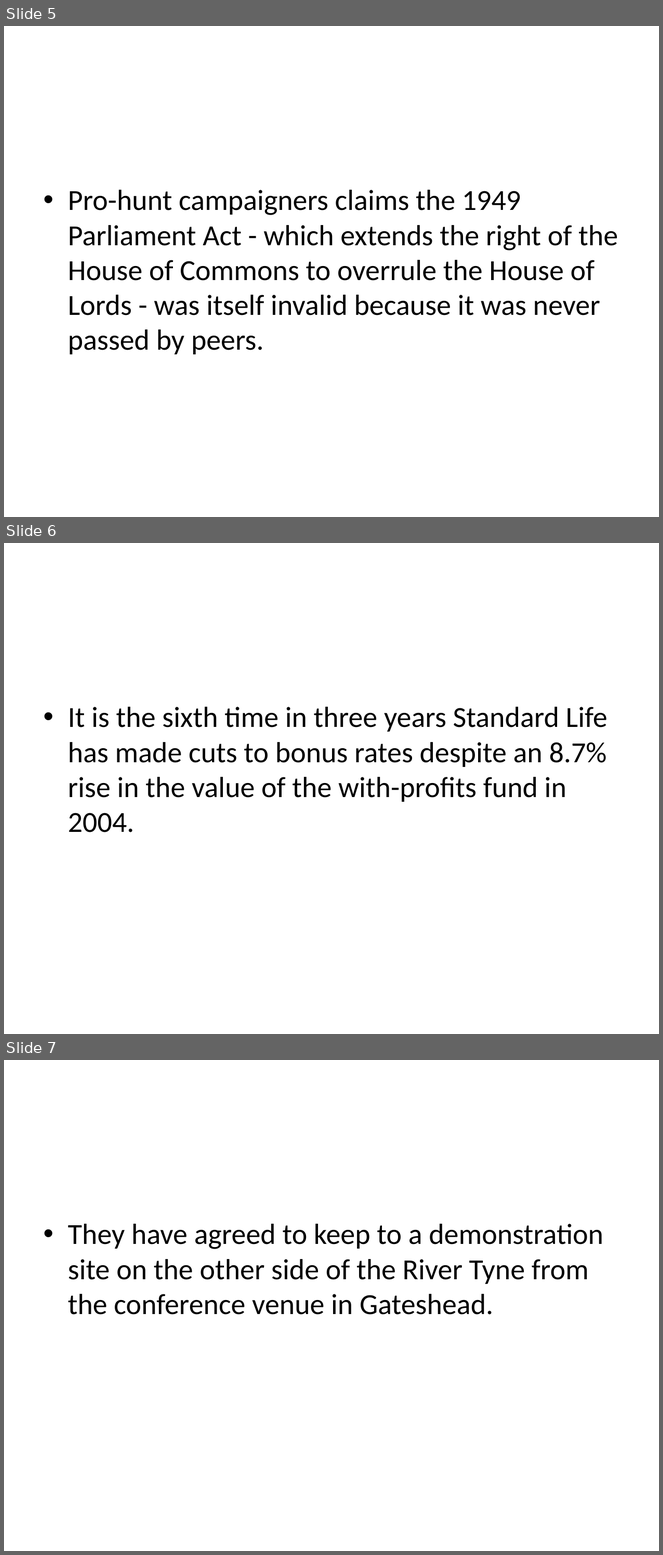
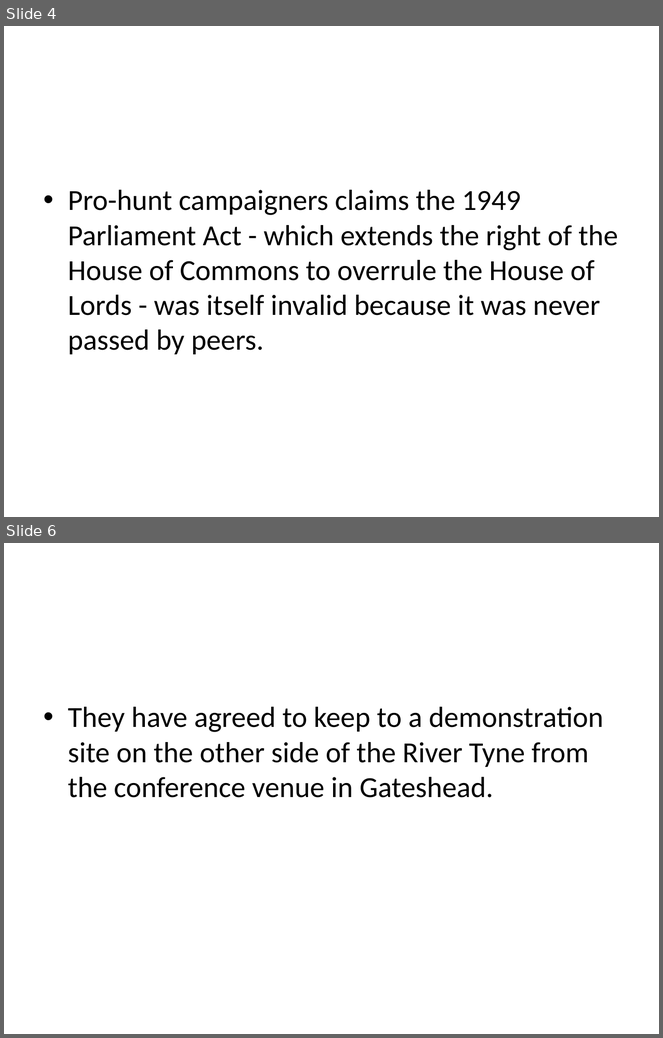
Before and after one commit to MayankVachher/Shortie, a slide deck: title.pptx. Shown one above the other, each under a label of ours: slides 5, 6 and 7 before the commit, slides 4 and 6 after it; the slides between them are not shown. The pictures are 663x1555 and 663x1038 pixels, drawn with LibreOffice and Linux fonts; fonts in the diff are those of the drawing. Boxes give left, top, right and bottom in pixels: in the first picture for what was removed or moved away, otherwise in the second. Text is boxed around its words. In the diff, an @@ line names an element or a change of style, - is before the commit and + after.

```diff
--- a/title.pptx
+++ b/title.pptx
@@ slide 6 removed at box(4, 543, 659, 1034), background #FFFFFF @@
@@ text removed at box(68, 707, 608, 833) @@
-• It is the sixth time in three years Standard Life has made cuts to bonus rates despite an 8.7% rise in the value of the with-profits fund in 2004.
@@ what was slide 5 is now slide 4 @@
@@ what was slide 7 is now slide 6 @@
```
Also in this commit, not shown: 1 slide changed, 4 slides added, 3 other slides removed, 22 other files.
